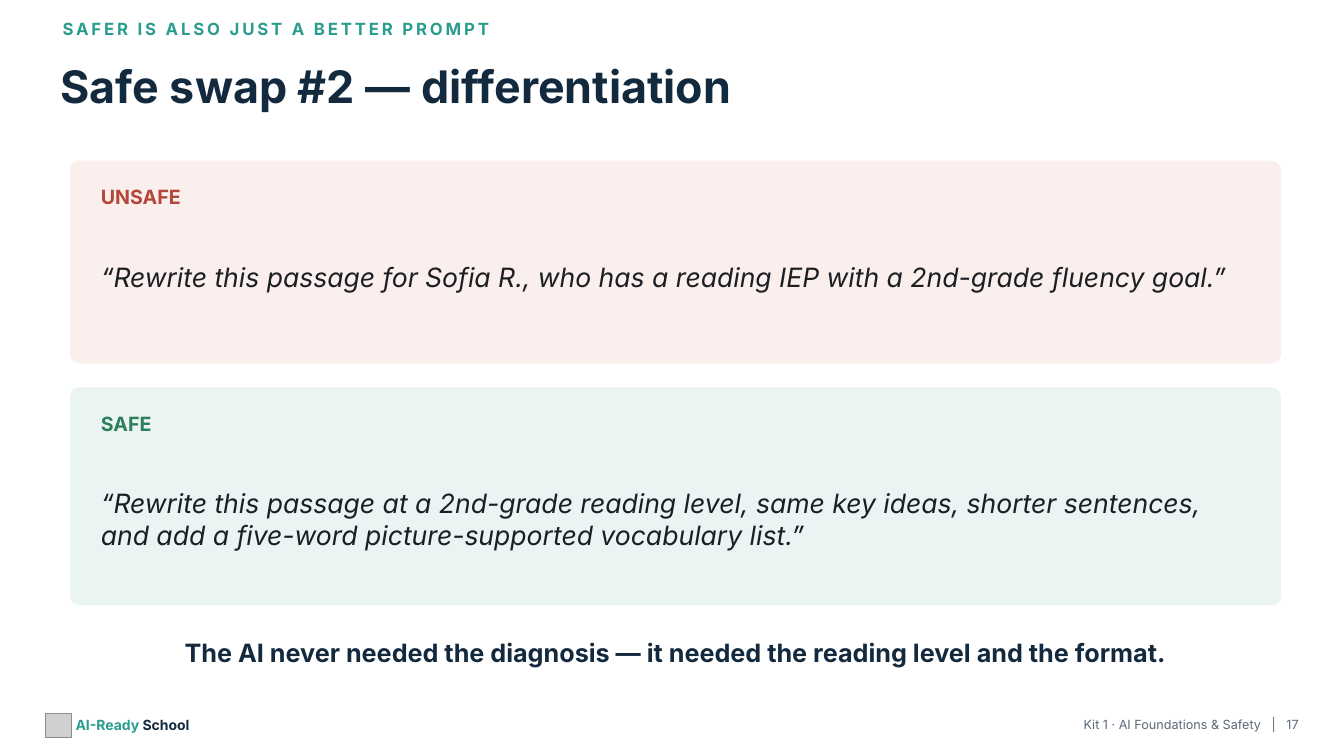
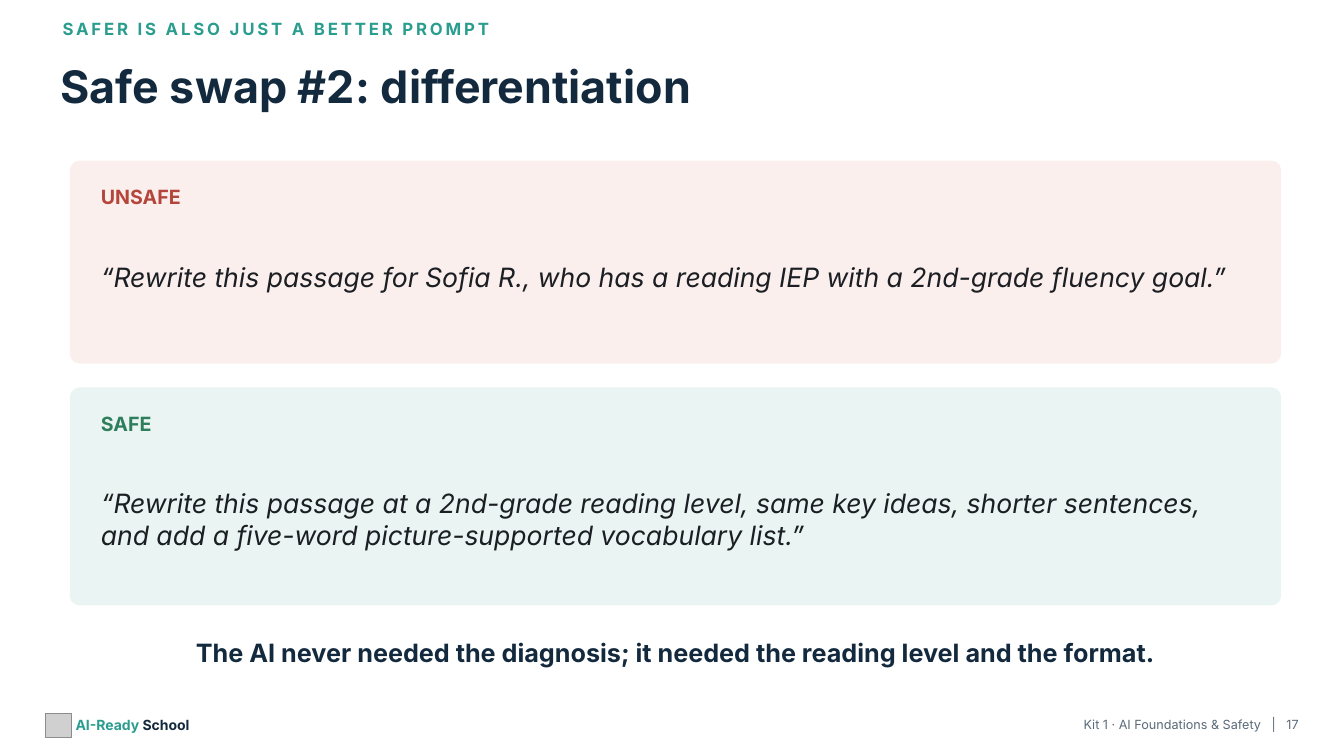
Before and after one commit to aspinozzi1/Ai-School-Ready, a slide deck: slide 17 of kits/kit01/Kit01_PresentationDeck.pptx. Drawn at 1344x756 pixels with LibreOffice and Linux fonts; fonts in the diff are those of the drawing; grey boxes stand for pictures. Boxes give left, top, right and bottom in pixels: in the first picture for what was removed or moved away, otherwise in the second. Text is boxed around its words. In the diff, an @@ line names an element or a change of style, - is before the commit and + after.

```diff
--- a/kits/kit01/Kit01_PresentationDeck.pptx
+++ b/kits/kit01/Kit01_PresentationDeck.pptx
@@ text at (x1=60, y1=68, x2=691, y2=112): text changed @@
-Safe swap #2 — differentiation
+Safe swap #2: differentiation
@@ text at (x1=196, y1=642, x2=1155, y2=667): text changed @@
-The AI never needed the diagnosis — it needed the reading level and the format.
+The AI never needed the diagnosis; it needed the reading level and the format.
```
Also in this commit, not shown: 24 other slides changed, 20 other files.
